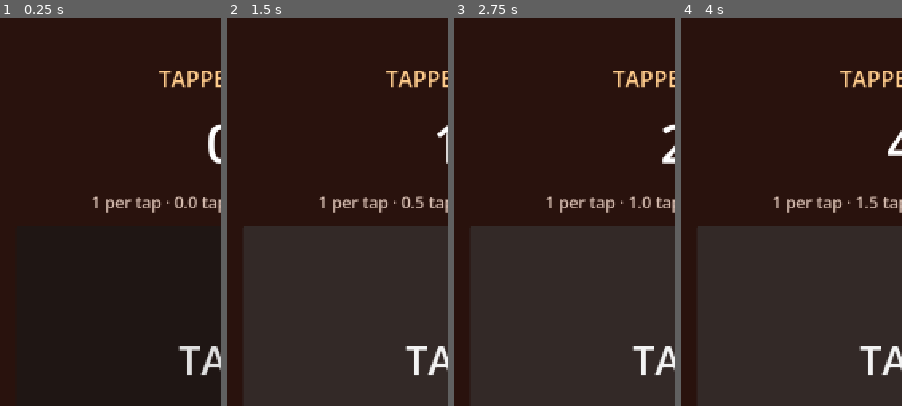
Above: before the commit, frames 1-4 (left to right).
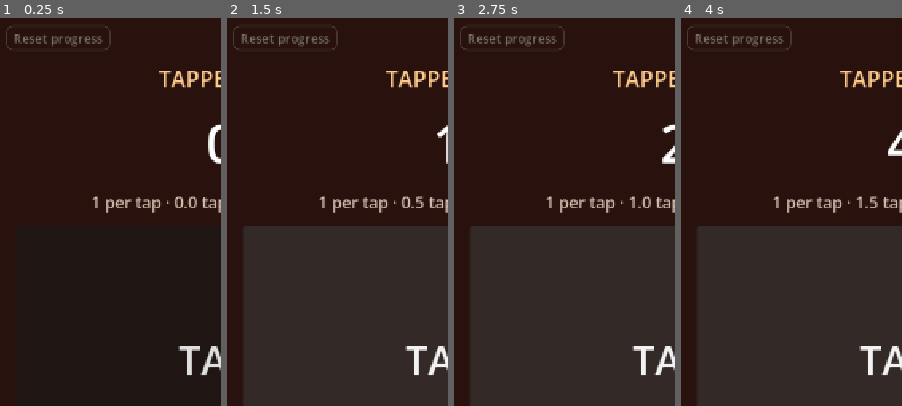
Above: after the commit, the same moments.

Repository: DukeOfEtiquette/tapperoni
Game: Godot game, scene res://scenes/main.tscn
The game is run twice, just before and just after one commit, with the same random seed, the same clock (stepped at 60 frames per second) and the same inputs.
Inputs (mouse positions are % of the whole screen's width and height, from its top left):
- Up to frame 1 (0.25 s): no input
- Up to frame 2 (1.5 s): click (13, 3) at 0.5 s, where only the run after the commit has a clickable "Reset progress"; click "TAP!" at 1.25 s
- Up to frame 3 (2.75 s): click "TAP!" at 2 s
- Up to frame 4 (4 s): click "TAP!" at 2.75 s; tap Enter at 3.5 s
The pictures show only the part of the screen within x 0-50%, y 0-50%; the shares and areas given below are measured in that part.

The runs differ from the first frame. In frame 1, 0.6% of the frame differs, in the area x 2-51%, y 2-9%; in frame 2, 0.6%; in frame 3, 0.6%; in frame 4, 0.6%.

Commit message:
Add a hold-to-reset button
"Reset progress" in the top-left wipes progress after being held for 2 s,
counting down while held; releasing or sliding off cancels. Its state
follows is_pressed() each frame because button_up doesn't always arrive.
Styled by a new DangerButton theme variation (subtle, red while held).

Co-Authored-By: Claude Opus 5.5 <noreply@anthropic.com>

Diff:
--- a/scenes/main.tscn
+++ b/scenes/main.tscn
@@ -90,3 +90,13 @@
 grow_horizontal = 0
 text = "v0.1.0 (dev)"
 horizontal_alignment = 2
+
+[node name="ResetButton" type="Button" parent="."]
+unique_name_in_owner = true
+layout_mode = 1
+offset_left = 16.0
+offset_top = 12.0
+offset_right = 176.0
+offset_bottom = 50.0
+theme_type_variation = &"DangerButton"
+text = "Reset progress"
--- a/scripts/game.gd
+++ b/scripts/game.gd
@@ -131,7 +131,7 @@
 	return true
 
 
-## Wipes all progress and saves. Nothing calls it yet (no UI for it).
+## Wipes all progress and saves (the main screen's hold-to-reset button).
 func reset() -> void:
 	pepperoni = 0.0
 	total_earned = 0.0
--- a/scripts/main.gd
+++ b/scripts/main.gd
@@ -14,6 +14,8 @@
 const TAP_SQUASH_SCALE := 0.94     ## the tap button shrinks to this on each tap...
 const TAP_SQUASH_IN := 0.05        ## ...over this many seconds...
 const TAP_SQUASH_OUT := 0.08       ## ...and springs back over this many
+const RESET_HOLD_DURATION := 2.0   ## seconds the reset button must be held to wipe progress
+const RESET_TEXT := "Reset progress"
 
 var _upgrade_buttons: Dictionary[String, Button] = {}   ## upgrade id -> its button
 var _recommended_icons: Dictionary[String, TextureRect] = {}   ## upgrade id -> its star
@@ -23,6 +25,7 @@
 var _until_next_buy := 0.0         ## seconds until the next repeat buy
 var _hold_interval := 0.0          ## current seconds between repeat buys
 var _away_tween: Tween             ## hides the away message; replaced if it's shown again
+var _reset_held_for := -1.0        ## seconds the reset button has been held; -1 if not held, or done
 
 @onready var _count_label: Label = %CountLabel
 @onready var _rate_label: Label = %RateLabel
@@ -30,12 +33,14 @@
 @onready var _tap_button: Button = %TapButton
 @onready var _upgrade_list: VBoxContainer = %UpgradeList
 @onready var _version_label: Label = %VersionLabel
+@onready var _reset_button: Button = %ResetButton
 
 
 # ---- lifecycle -------------------------------------------------------------------------------
 
 func _ready() -> void:
 	_tap_button.pressed.connect(_on_tap_button_pressed)
+	_reset_button.button_down.connect(_on_reset_button_down)
 	_version_label.text = _version_text()
 	for id: String in Game.UPGRADES:
 		var b: Button = UPGRADE_BUTTON_SCENE.instantiate()
@@ -57,6 +62,7 @@
 	_forget_old_taps()
 	_update_rate()
 	_update_recommendation()
+	_update_reset_hold(delta)
 	if _held_id != "":
 		# The button may have been disabled under the finger (can't afford): then button_up
 		# doesn't come, so stop as soon as it's no longer pressed.
@@ -93,6 +99,10 @@
 	_held_id = ""
 
 
+func _on_reset_button_down() -> void:
+	_reset_held_for = 0.0
+
+
 func _on_game_changed() -> void:
 	_refresh()
 
@@ -139,6 +149,26 @@
 	_away_tween = create_tween()
 	_away_tween.tween_interval(AWAY_MESSAGE_DURATION)
 	_away_tween.tween_callback(_away_label.hide)
+
+
+## Hold-to-reset: counts down on the button while it's held, and wipes progress once it has been
+## held for RESET_HOLD_DURATION. Letting go, or sliding off the button, cancels. Driven by the
+## button's pressed state each frame rather than button_up, which doesn't always arrive.
+func _update_reset_hold(delta: float) -> void:
+	if not _reset_button.is_pressed():
+		_reset_held_for = -1.0
+		_reset_button.text = RESET_TEXT
+		return
+	if _reset_held_for < 0.0:   # already reset during this press; keep "Progress reset" up
+		return
+	_reset_held_for += delta
+	if _reset_held_for >= RESET_HOLD_DURATION:
+		_reset_held_for = -1.0   # done; the text stays until the button is released
+		Game.reset()
+		_tap_times.clear()
+		_reset_button.text = "Progress reset"
+	else:
+		_reset_button.text = "Keep holding… %.1fs" % (RESET_HOLD_DURATION - _reset_held_for)
 
 
 ## Drops taps older than the longest window anything averages over.
--- a/themes/default.tres
+++ b/themes/default.tres
@@ -69,6 +69,38 @@
 
 [sub_resource type="StyleBoxEmpty" id="StyleBoxEmpty_focus"]
 
+[sub_resource type="StyleBoxFlat" id="StyleBoxFlat_danger_normal"]
+content_margin_left = 12.0
+content_margin_top = 6.0
+content_margin_right = 12.0
+content_margin_bottom = 6.0
+bg_color = Color(0, 0, 0, 0)
+border_width_left = 2
+border_width_top = 2
+border_width_right = 2
+border_width_bottom = 2
+border_color = Color(0.6, 0.6, 0.6, 0.35)
+corner_radius_top_left = 10
+corner_radius_top_right = 10
+corner_radius_bottom_right = 10
+corner_radius_bottom_left = 10
+
+[sub_resource type="StyleBoxFlat" id="StyleBoxFlat_danger_pressed"]
+content_margin_left = 12.0
+content_margin_top = 6.0
+content_margin_right = 12.0
+content_margin_bottom = 6.0
+bg_color = Color(0.45, 0.1, 0.08, 0.6)
+border_width_left = 2
+border_width_top = 2
+border_width_right = 2
+border_width_bottom = 2
+border_color = Color(1, 0.45, 0.35, 0.8)
+corner_radius_top_left = 10
+corner_radius_top_right = 10
+corner_radius_bottom_right = 10
+corner_radius_bottom_left = 10
+
 [resource]
 BackgroundPanel/base_type = &"Panel"
 BackgroundPanel/styles/panel = SubResource("StyleBoxFlat_background")
@@ -76,6 +108,15 @@
 BigButton/font_sizes/font_size = 64
 BigNumberLabel/base_type = &"Label"
 BigNumberLabel/font_sizes/font_size = 84
+DangerButton/base_type = &"Button"
+DangerButton/colors/font_color = Color(0.6, 0.6, 0.6, 0.7)
+DangerButton/colors/font_hover_color = Color(0.6, 0.6, 0.6, 0.7)
+DangerButton/colors/font_pressed_color = Color(1, 0.85, 0.8, 1)
+DangerButton/font_sizes/font_size = 20
+DangerButton/styles/focus = SubResource("StyleBoxEmpty_focus")
+DangerButton/styles/hover = SubResource("StyleBoxFlat_danger_normal")
+DangerButton/styles/normal = SubResource("StyleBoxFlat_danger_normal")
+DangerButton/styles/pressed = SubResource("StyleBoxFlat_danger_pressed")
 FinePrintLabel/base_type = &"Label"
 FinePrintLabel/colors/font_color = Color(0.6, 0.6, 0.6, 0.55)
 FinePrintLabel/font_sizes/font_size = 20
Not shown: 1 places in themes/default.tres that only renumber resources
Not shown, changed: CLAUDE.md
